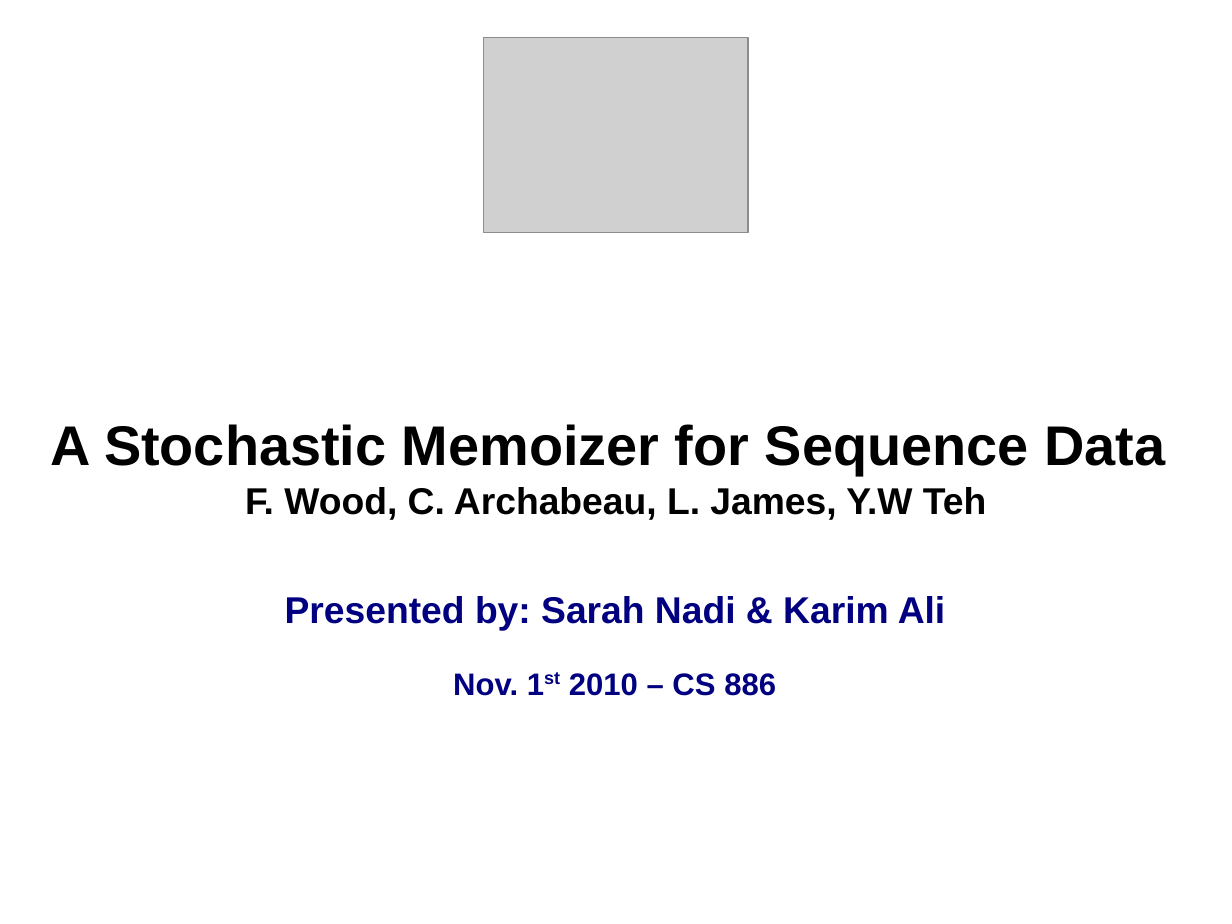
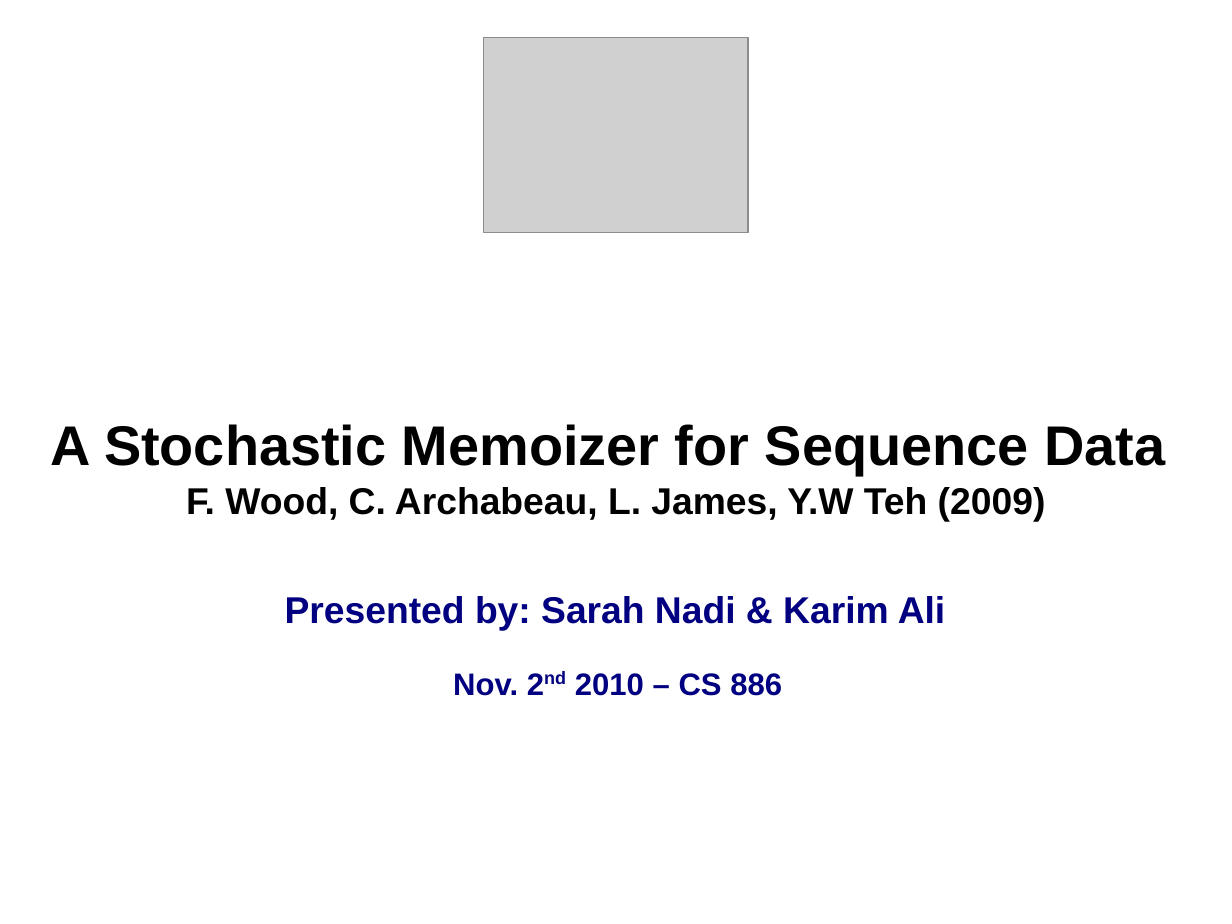
Before and after one commit to snadi/cs886, a slide deck: slide 1 of cs886/presentation/cs886_sarah-karim.odp. Drawn at 1232x924 pixels with LibreOffice and Linux fonts; fonts in the diff are those of the drawing; grey boxes stand for pictures. Boxes give left, top, right and bottom in pixels: in the first picture for what was removed or moved away, otherwise in the second. Text is boxed around its words. In the diff, an @@ line names an element or a change of style, - is before the commit and + after.

```diff
--- a/cs886/presentation/cs886_sarah-karim.odp
+++ b/cs886/presentation/cs886_sarah-karim.odp
@@ text at [186,487,1046,522]: text changed @@
-F. Wood, C. Archabeau, L. James, Y.W Teh
+F. Wood, C. Archabeau, L. James, Y.W Teh (2009)
@@ text at [453,673,782,696]: text changed @@
-Nov. 1st 2010 – CS 886
+Nov. 2nd 2010 – CS 886
```
Also in this commit, not shown: 4 other slides changed, 2 slides added, 1 other file.
